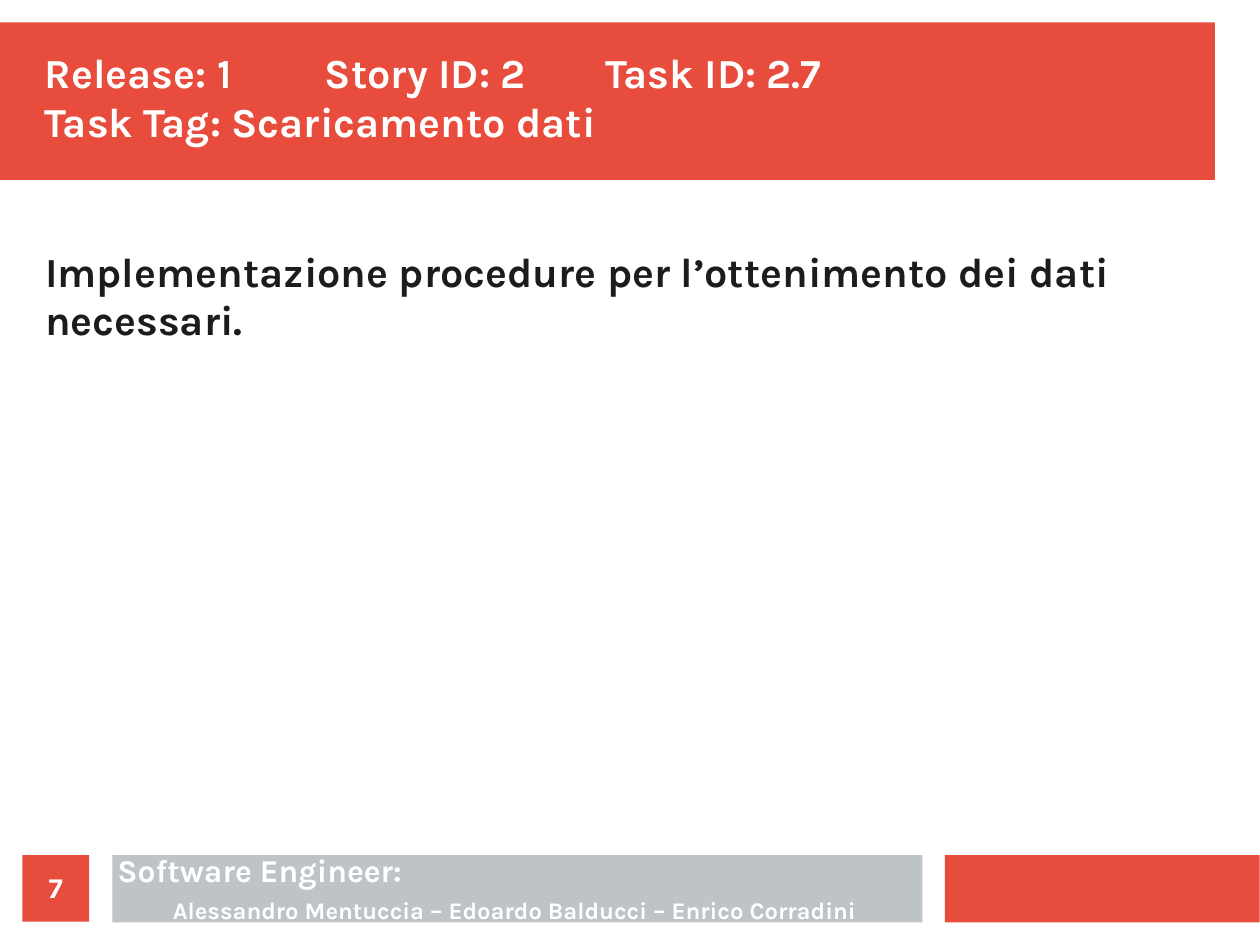
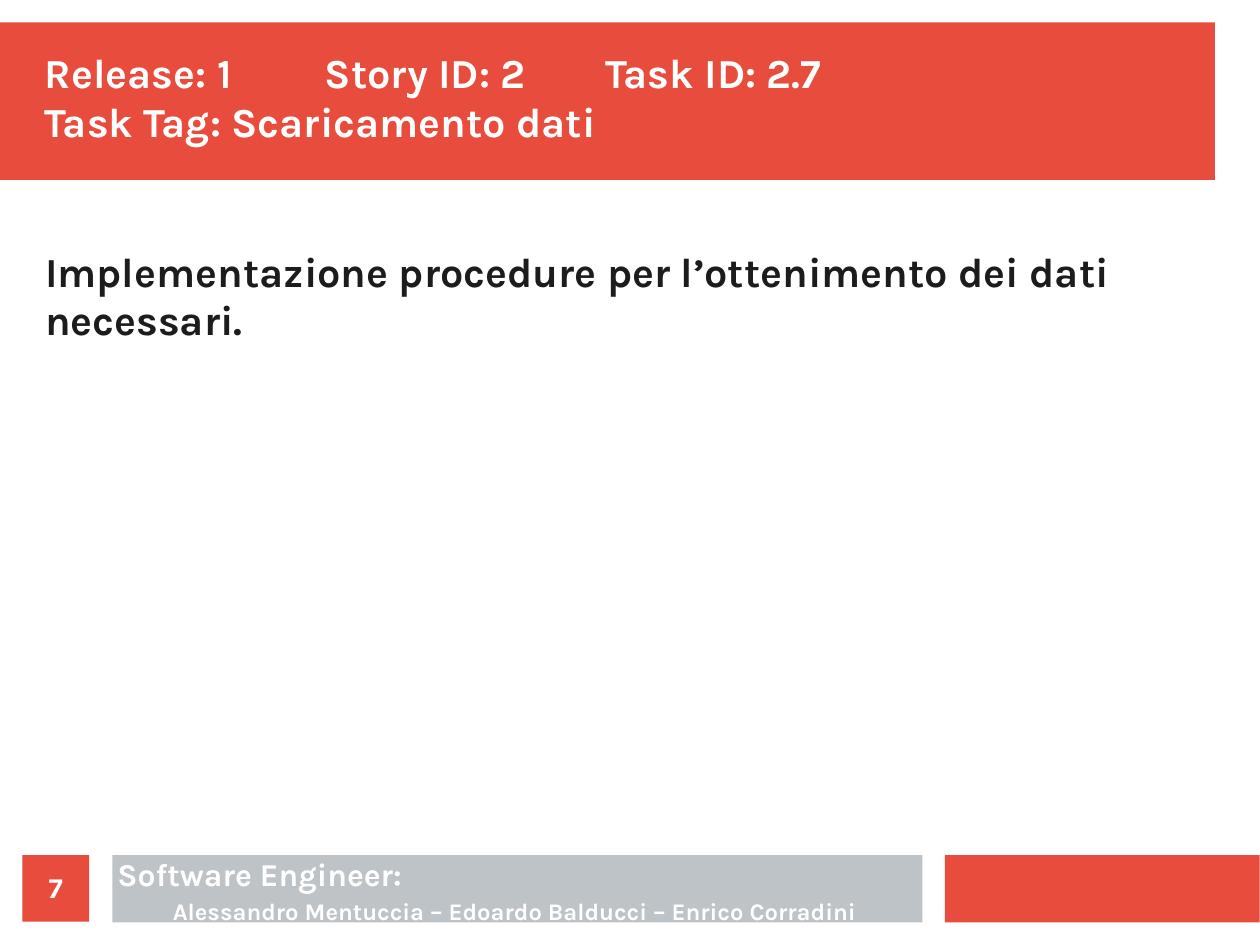
Before and after one commit to ecorradini/ProgettoIDS, a slide deck: slide 7 of AnalisiRequisiti/Task/UT2/TaskGestioneMappeClient.ppt. Drawn at 1260x945 pixels with LibreOffice and Linux fonts; fonts in the diff are those of the drawing. Boxes give left, top, right and bottom in pixels: in the first picture for what was removed or moved away, otherwise in the second. Text is boxed around its words. In the diff, an @@ line names an element or a change of style, - is before the commit and + after.

```diff
--- a/AnalisiRequisiti/Task/UT2/TaskGestioneMappeClient.ppt
+++ b/AnalisiRequisiti/Task/UT2/TaskGestioneMappeClient.ppt
@@ text "Software Engineer: Alessandro Mentuccia – ..." at box(117, 864, 856, 926): line spacing 0.98 to 0.88 @@
```
Also in this commit, not shown: 3 other slides changed, 2 other files.
